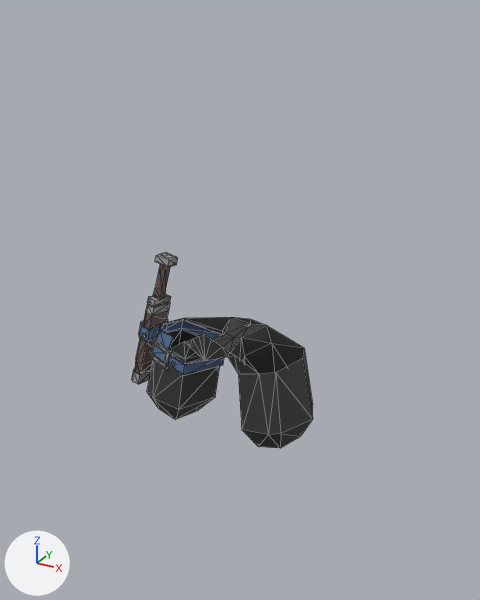
The COLLADA model Models/Blend/Pants/LegendaryRogueNoblePants.dae as it was, and as the next commit left it.
Camera for both pictures: a camera (50 mm lens) standing at (4.32, -7.49, 7.48) and looking at (0.14, 0.11, 3.67). Arrows for +X, +Y and +Z are at lower left; the lights stay in place. Mesh edges are drawn as thin lines. Where no turn or scale is listed for an object, it has been applied to the vertices.

Names of what the first picture shows: 'Pants'.
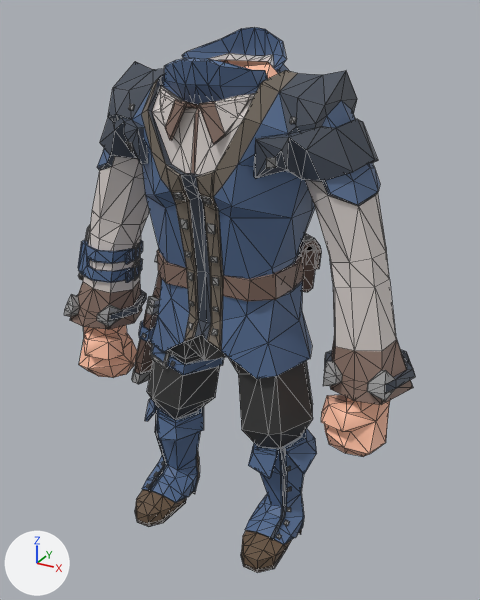
Where the newer file only moved an object's origin or applied its transform, the numbers keep the older frame.

Location of each change, (x1, y1, x2, y2) in pixels of the pictures (480 x 600 px):
'Chest', added
    after: (64, 27, 416, 457)
'Boots', added
    after: (135, 398, 317, 573)

The change, as a diff of the scene's bpy script:
```diff
--- a/Models/Blend/Pants/LegendaryRogueNoblePants.dae.py
+++ b/Models/Blend/Pants/LegendaryRogueNoblePants.dae.py
@@ me_untitled_007 @@
+me_untitled_007.from_pydata(...)  # 458 vertices, 788 faces; spans x -1.48..1.48, y -1.07..0.39, z 0.05..1.85
+me_untitled_007.materials.append(mat_vertex_colours)
@@ me_untitled_003 @@
+me_untitled_003.from_pydata(...)  # 1534 vertices, 2780 faces; spans x -2.73..2.73, y -0.93..1.11, z 2.04..7.25
+me_untitled_003.materials.append(mat_vertex_colours)
@@ ob_boots @@
+ob_boots = bpy.data.objects.new('Boots', me_untitled_007)
+ob_boots.location = (0.0, 0.0, 0.0)
@@ ob_chest @@
+ob_chest = bpy.data.objects.new('Chest', me_untitled_003)
+ob_chest.location = (0.0, 0.0, 0.0)
```
